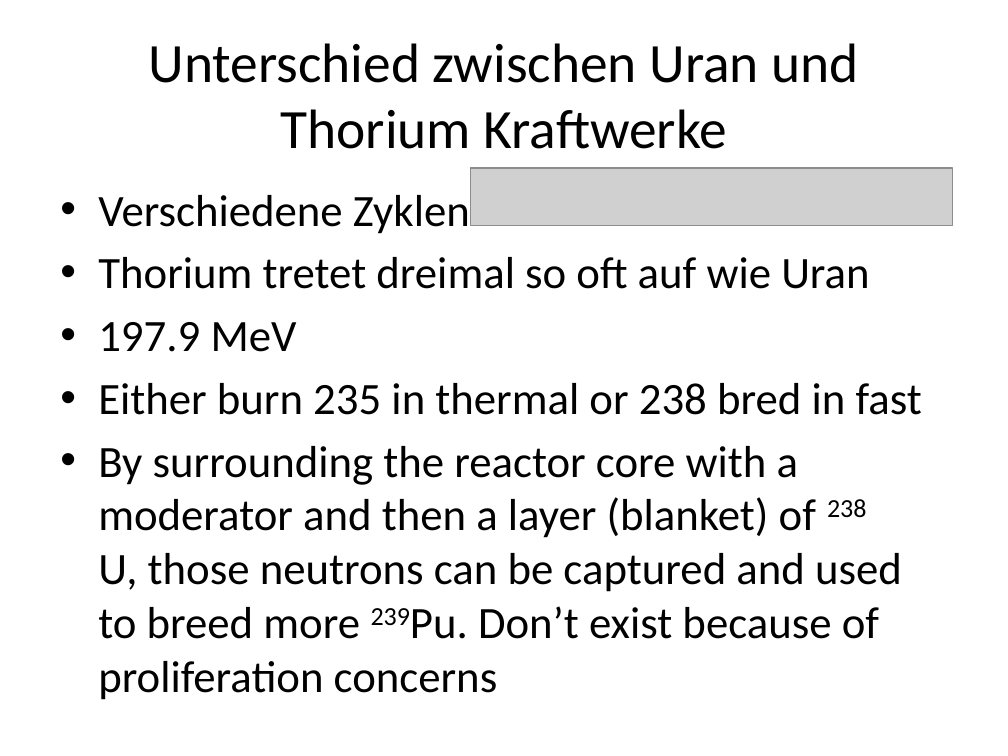
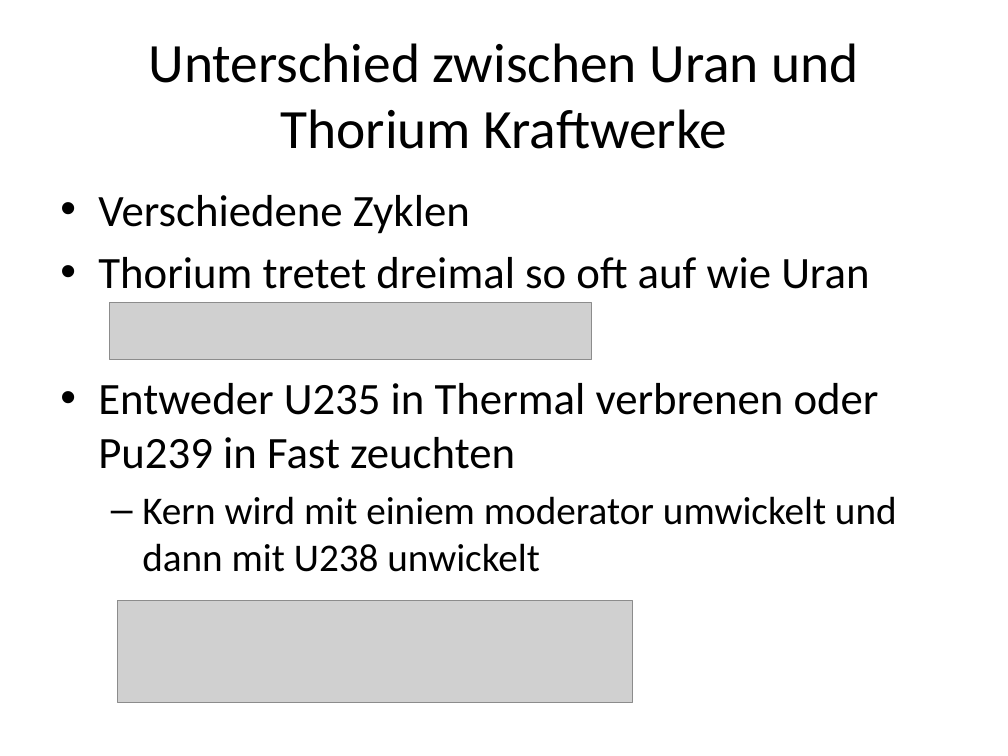
Before and after one commit to EnemyoftheFarmer/Thorium-Presentation, a slide deck: slide 13 of Thorium Reactors.pptx. Drawn at 1008x756 pixels with LibreOffice and Linux fonts; fonts in the diff are those of the drawing; grey boxes stand for pictures. Boxes give left, top, right and bottom in pixels: in the first picture for what was removed or moved away, otherwise in the second. Text is boxed around its words. In the diff, an @@ line names an element or a change of style, - is before the commit and + after.

```diff
--- a/Thorium Reactors.pptx
+++ b/Thorium Reactors.pptx
@@ picture: place and size @@
-picture at (471,168,953,226)
+picture at (109,302,591,360)
@@ text at (98,383,897,572): text changed; size 32 to 28 pt @@
-• 197.9 MeV
-• Either burn 235 in thermal or 238 bred in fast
-• By surrounding the reactor core with a moderator and then a layer (blanket) of 238
-  U, those neutrons can be captured and used to breed more 239Pu. Don’t exist because of proliferation concerns
+• Entweder U235 in Thermal verbrenen oder Pu239 in Fast zeuchten
+  – Kern wird mit einiem moderator umwickelt und dann mit U238 unwickelt
@@ picture added at (118,600,633,703) @@
```
Also in this commit, not shown: 3 other slides changed.
